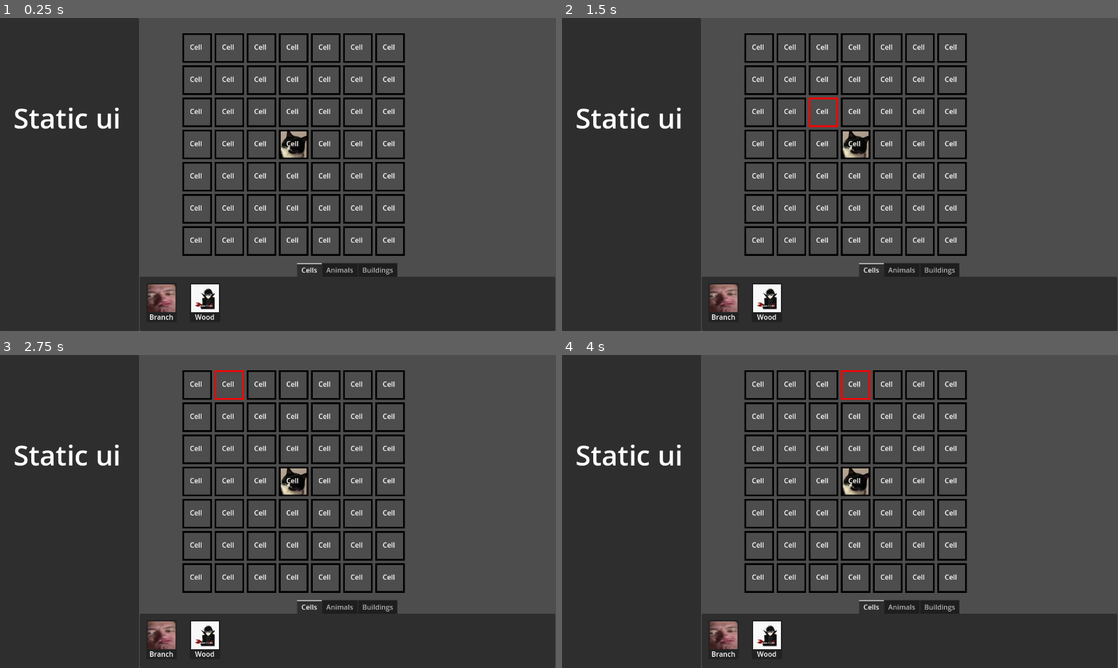
Above: before the commit, frames 1-4 (two rows, left to right).
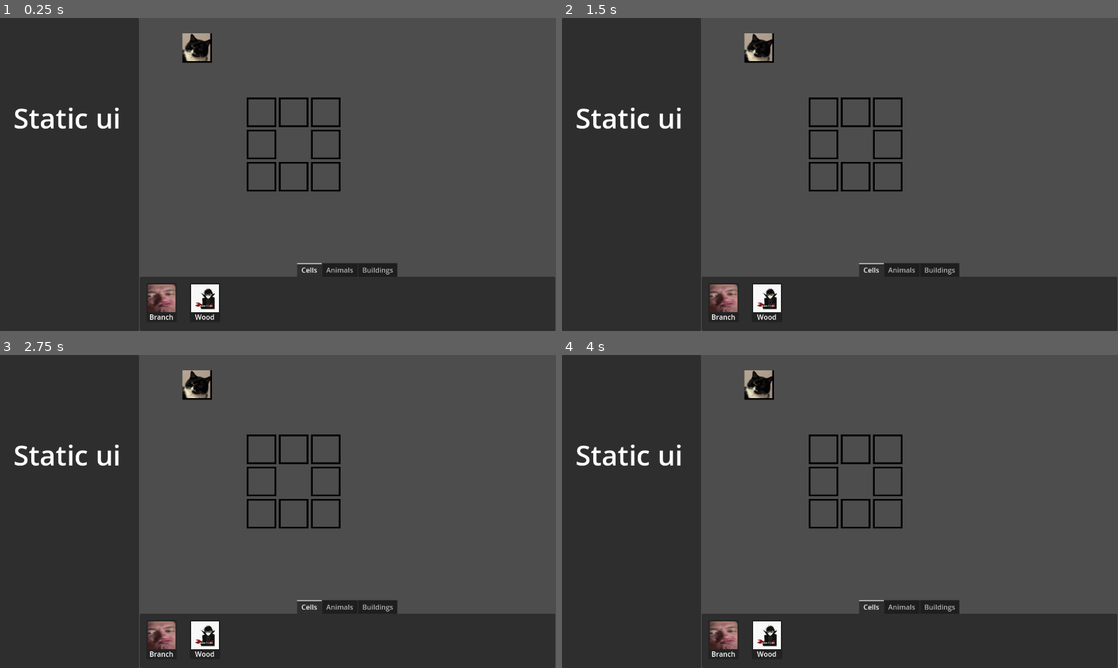
Above: after the commit, the same moments.

Repository: C0ldSt33l/Animal-raft
Game: Godot game, scene res://raft_editor/raft editor.tscn
Same seed, same stepped clock (60 frames per second), same inputs: the game is played once before the commit and once after it.
Inputs (mouse positions are in pixels of both pictures, inside the frame that each line leads up to):
- Up to frame 1 (0.25 s): no input
- Up to frame 2 (1.5 s): click (756, 46) at 0.5 s, where only the run before the commit has a clickable "Cell"; click (817, 105) at 1.27 s
- Up to frame 3 (2.75 s): click (227, 383) at 2 s, where only the run before the commit has a clickable "Cell"
- Up to frame 4 (4 s): click (823, 383) at 2.75 s, where only the run before the commit has a clickable "Cell"; click (856, 383) at 3.5 s, where only the run before the commit has a clickable "Cell"

The runs differ from the first frame. In frame 1, 6.5% of the frame differs, in the area x 32-73%, y 4-76%; in frame 2, 6.6%; in frame 3, 6.5%; in frame 4, 6.5%.

Commit message:
add interaction between inventory and raft, refactor some code and make preperation for upgrade system

Diff:
--- a/project.godot
+++ b/project.godot
@@ -11,6 +11,7 @@
 [application]
 
 config/name="Animal raft"
+config/tags=PackedStringArray("game_jam", "worst_practice")
 run/main_scene="res://raft_editor/raft editor.tscn"
 config/features=PackedStringArray("4.3", "Forward Plus")
 config/icon="res://icon.svg"
--- a/raft_editor/raft/cell.gd
+++ b/raft_editor/raft/cell.gd
@@ -1,133 +1,110 @@
 class_name Cell
-extends TextureButton
+extends Node2D
 
 
-enum MATERIAL_TYPE {
+signal cell_has_no_empty_space()
+
+enum TYPE {
 	VOID = -1,
+	CENTER,
 	BRANCH,
 	WOOD,
+	UPGRADED_BRANCH,
+	UPGRADED_WOOD,
 }
 
 const CELL_SIZE := Vector2i(64, 64)
-const CELL_HP_ARRAY: Array[int] = [3, 5]
+const CELL_HP_ARRAY: Array[int] = [INF, 3, 5, 5, 7]
 
 const TEXTURE_ARRAY: Array[Texture2D] = [
 	preload('res://raft_editor/textures/centre_cell.jpg'),
-	preload('res://raft_editor/textures/cell_placeholder.jpg'),
-	preload('res://raft_editor/textures/cell_placeholder2.jpg'),
+	preload('res://raft_editor/textures/branch_cell.jpg'),
+	preload('res://raft_editor/textures/wood_cell.jpg'),
 	# preload(''),
 	# preload(''),
 ]
 
-enum CELL_TEXTURE {
-	VOID_CELL = -1,
-	CENTRE_CELL,
-	BRANCH_CELL,
-	WOOD_CELL,
-	UPGRADED_BRANCH_CELL,
-	UPGRADED_WOOD_CELL,
-}
-
 const _SCENE := preload('res://raft_editor/raft/cell.tscn')
 
-static var VOID_CELL := create().apply({
-	'material_type': MATERIAL_TYPE.VOID,
-	'texture_normal': null,
-}) :
-	get:
-		return VOID_CELL.duplicate()
-static var CENTERE_CELL := create().apply({
-	'material_type': MATERIAL_TYPE.VOID,
-	'texture_normal': TEXTURE_ARRAY[CELL_TEXTURE.CENTRE_CELL],
-}) :
-	get:
-		return CENTERE_CELL.duplicate()
-static var BRANCH_CELL := create().apply({
-	'material_type': MATERIAL_TYPE.BRANCH,
-	'texture_normal': TEXTURE_ARRAY[CELL_TEXTURE.BRANCH_CELL],
-}) :
-	get:
-		return BRANCH_CELL.duplicate()
-static var WOOD_CELL := create().apply({
-	'material_type': MATERIAL_TYPE.BRANCH,
-	'texture_normal': TEXTURE_ARRAY[CELL_TEXTURE.WOOD_CELL],
-}) :
-	get:
-		return WOOD_CELL.duplicate()
+@onready var texture_button := $TextureButton as TextureButton
 
-@export var health: int
+var _health: int
 # var pos_in_raft := Vector2i(0, 0)
 
 var store_unit: Object = null
-var material_type: MATERIAL_TYPE :
+var type: TYPE :
 	set(value):
-		material_type = value
-		if value == MATERIAL_TYPE.VOID:
-			return
-		health = CELL_HP_ARRAY[value]
+		type = value
+		self._health = CELL_HP_ARRAY[value]
 
 var border_color := Color.BLACK
+var texture: Texture2D:
+	set(value):
+		self.texture_button.texture_normal = value
+	get:
+		return self.texture_button.texture_normal
+
+var is_mouse_inside := false
+var pos_in_raft := Vector2i(-1, -1)
+var is_handle_mouse: bool :
+	set(value):
+		var filter := Control.MOUSE_FILTER_STOP if value else Control.MOUSE_FILTER_IGNORE
+		self.texture_button.mouse_filter = filter
 
 
-# func _ready() -> void:
-# 	self.hide()
+func _ready() -> void:
+	if (self.type == TYPE.VOID):
+		self.texture = null
+	else:
+		self.texture = self.TEXTURE_ARRAY[self.type]
+
+	self.is_handle_mouse = false
 
 
 func _draw() -> void:
-	#if self.disabled:
-		#return
-
 	const width := 4.0
 
 	var rect := Rect2(Vector2.ZERO, self.CELL_SIZE)
-	# rect.size.x -= width
-	# rect.size.y -= width
 	rect.position += Vector2(width, width) / 2
 
 	draw_rect(rect, self.border_color, false, width)
-	#draw_texture(self.texture_normal, Vector2i(500, 500))
 
 	if self.store_unit:
 		self.store_unit._draw()
 
 
-static func create() -> Cell:
-	var cell := _SCENE.instantiate() as Cell
-	return cell
+func attach_unit(unit: Object) -> void:
+	if !self.store_unit:
+		self.cell_has_no_empty_space.emit()
+		return
 
-
-func attach_unit(unit: Object) -> void:
 	print('unit is attached')
 	self.store_unit = unit
 
 
-func apply(properties: Dictionary) -> Cell:
-	for prop in properties:
-		self[prop] = properties[prop]
-
-	return self
-
-
 func upgrade() -> void:
-	match self.material_type:
-		MATERIAL_TYPE.BRANCH:
+	match self.type:
+		TYPE.BRANCH:
 			pass
-		MATERIAL_TYPE.WOOD:
+		TYPE.WOOD:
 			pass
 		_:
 			print('this cell cant be upgraded')
 
 
-func _on_mouse_entered() -> void:
-	print('description is showed')
-	self.border_color = Color.RED
+static func add_to_scene(scene: Node, type: TYPE) -> Cell:
+	var cell := _SCENE.instantiate() as Cell
+	cell.type = type
+	scene.add_child(cell)
+
+	return cell
 
 
-func _on_mouse_exited() -> void:
-	print('description is hided')
-	self.border_color = Color.BLACK
+func _on_texture_button_mouse_entered() -> void:
+	print('mouse enter in cell at ', self.pos_in_raft)
+	self.is_mouse_inside = true
 
 
-func _on_pressed() -> void:
-	# self.texture_normal = self.TEXTURE_ARRAY[1]
-	pass
+func _on_texture_button_mouse_exited() -> void:
+	print('mouse exit from cell at ', self.pos_in_raft)
+	self.is_mouse_inside = false
--- a/raft_editor/raft/cell.tscn
+++ b/raft_editor/raft/cell.tscn
@@ -1,33 +1,16 @@
 [gd_scene load_steps=3 format=3 uid="uid://dchjls84gte1i"]
 
-[ext_resource type="Texture2D" uid="uid://crthw1liws2mq" path="res://raft_editor/textures/cell_placeholder.jpg" id="1_wfqhq"]
+[ext_resource type="Texture2D" uid="uid://ctpngpyhgv2h1" path="res://raft_editor/textures/branch_cell.jpg" id="2_0elvb"]
 [ext_resource type="Script" path="res://raft_editor/raft/cell.gd" id="2_7t8nv"]
 
-[node name="Cell" type="TextureButton"]
-anchors_preset = -1
-anchor_left = 0.493
-anchor_top = 0.507
-anchor_right = 0.493
-anchor_bottom = 0.507
-offset_left = -29.04
-offset_top = -33.04
-offset_right = 34.96
-offset_bottom = 30.96
-grow_horizontal = 2
-grow_vertical = 2
-texture_normal = ExtResource("1_wfqhq")
+[node name="Cell" type="Node2D"]
+process_priority = 100
 script = ExtResource("2_7t8nv")
 
-[node name="Label" type="Label" parent="."]
-layout_mode = 0
-offset_right = 64.0
-offset_bottom = 64.0
-pivot_offset = Vector2(32, 32)
-text = "Cell"
-horizontal_alignment = 1
-vertical_alignment = 1
-metadata/_edit_lock_ = true
+[node name="TextureButton" type="TextureButton" parent="."]
+offset_right = 40.0
+offset_bottom = 40.0
+texture_normal = ExtResource("2_0elvb")
 
-[connection signal="mouse_entered" from="." to="." method="_on_mouse_entered"]
-[connection signal="mouse_exited" from="." to="." method="_on_mouse_exited"]
-[connection signal="pressed" from="." to="." method="_on_pressed"]
+[connection signal="mouse_entered" from="TextureButton" to="." method="_on_texture_button_mouse_entered"]
+[connection signal="mouse_exited" from="TextureButton" to="." method="_on_texture_button_mouse_exited"]
--- a/raft_editor/raft/raft.gd
+++ b/raft_editor/raft/raft.gd
@@ -14,19 +14,29 @@
 
 func _ready() -> void:
 	var cur_pos := Vector2i.ZERO
-	for row in range(self.ARRAY_SIZE.x):
-		for col in range(self.ARRAY_SIZE.y):
-			var cell := Cell.VOID_CELL
+	for row in range(self.ARRAY_SIZE.y):
+		for col in range(self.ARRAY_SIZE.x):
+			var cell := Cell.add_to_scene(self, Cell.TYPE.VOID)
 			cell.position = cur_pos
-			# cell.hide()
+			cell.pos_in_raft = Vector2i(col, row)
+			cell.hide()
 
 			self.cells.append(cell)
-			self.add_child(cell)
 
 			cur_pos.x += Cell.CELL_SIZE.x + 10
 
 		cur_pos.y += Cell.CELL_SIZE.y + 10
 		cur_pos.x = 0
+
+	var center := Cell.add_to_scene(self, Cell.TYPE.CENTER)
+	self.set_cell(
+		self.CENTRE_CELL_POS,
+		center
+	)
+	self.set_cell(
+		Vector2i.ZERO,
+		center
+	)
 
 	self._make_cells_visible([
 		self.CENTRE_CELL_POS,
@@ -43,41 +53,38 @@
 		self.CENTRE_CELL_POS + Vector2i(-1, 0),
 	])
 
-	self.change_cell(self.CENTRE_CELL_POS, Cell.CENTERE_CELL)
+
+func get_cell(pos: Vector2i) -> Cell:
+	var index := self._coord_to_index(pos)
+
+	return self.cells[index]
 
 
-func change_cell(pos: Vector2i, cell: Cell) -> void:
-	var index := pos.x * self.ARRAY_SIZE.x + pos.y
-	cell.position =  self.cells[index].position
+func set_cell(pos: Vector2i, new_cell: Cell, offset: Vector2 = Vector2.ZERO) -> void:
+	var index := self._coord_to_index(pos)
+	var old_cell := self.cells[index]
 
-	remove_child(self.cells[index])
+	new_cell.position = old_cell.position + offset
+	new_cell.pos_in_raft = old_cell.pos_in_raft
+	new_cell.is_handle_mouse = true
 
-	self.cells[index] = cell
-	add_child(cell)
-
-
-func get_cell(pos: Vector2i) -> Cell:
-	var line := pos.x * self.ARRAY_SIZE.x
-	var col := pos.y
-
-	return self.cells[line + col]
+	self.cells[index] = new_cell
+	self.remove_child(old_cell)
 
 
 func get_centre_cell() -> Cell:
 	return self.get_cell(self.CENTRE_CELL_POS)
 
 
-func _swap_cells(pos_1: Vector2i, pos_2: Vector2i) -> void:
-	var cell_1 := self.get_cell(pos_1)
-	var cell_2 := self.get_cell(pos_2)
-
-	var tmp_pos := cell_1.position
-	cell_1.position = cell_2.position
-	cell_2.position = tmp_pos
-
-
 func _make_cells_visible(positions: Array[Vector2i]) -> void:
 	for pos in positions:
 		var cell := self.get_cell(pos)
-		# cell.disabled = false
 		cell.show()
+		cell.is_handle_mouse = true
+
+
+func _coord_to_index(pos: Vector2i) -> int:
+	var x := pos.x
+	var y := pos.y * self.ARRAY_SIZE.y
+
+	return x + y
--- a/raft_editor/raft_editor.gd
+++ b/raft_editor/raft_editor.gd
@@ -5,13 +5,56 @@
 var selected_object: Node2D = null
 
 @onready var raft := $Raft as Raft
-@onready var available_object_menu := $"Available object menu" as TabContainer
+@onready var available_object_menu := $"Available object menu" as AvailableObjectMenu
 
 
+var click_on_cell_count := 0
+
 func _ready() -> void:
-	var s := ObjectCard.new()
+	self._setup_card_signal()
 
 
 func _process(_delta: float) -> void:
 	if self.selected_object:
 		self.selected_object.position = self.get_local_mouse_position()
+		if Input.is_action_pressed('click'):
+			for cell in self.raft.cells:
+				if cell.is_mouse_inside:
+					print('click')
+					print('cell at ', cell.pos_in_raft, ' time ', self.click_on_cell_count)
+					self.click_on_cell_count += 1
+					if self.selected_object is Cell:
+						print('cell is setted by coord: ', cell.pos_in_raft)
+						self.raft.set_cell(
+							cell.pos_in_raft,
+							self.selected_object as Cell,
+							self.raft.position
+						)
+					else:
+						cell.attach_unit(selected_object)
+					self.selected_object = null
+			pass
+
+
+func _setup_card_signal() -> void:
+	for tab in self.available_object_menu.tabs:
+		for card in tab.get_cards() as Array[ObjectCard]:
+			card.selected_object.connect(self._create_obj)
+
+
+func _create_obj(name: String) -> void:
+	var new_object: Node2D
+	match name.to_lower():
+		'branch':
+			new_object = Cell.add_to_scene(self, Cell.TYPE.BRANCH)
+		'wood':
+			new_object = Cell.add_to_scene(self, Cell.TYPE.WOOD)
+		_:
+			print("object '", name, "' not exist")
+
+	# new_object.hide()
+	# self.disabled = true
+	if new_object is Cell:
+		new_object.is_handle_mouse = false
+	print("object '", name, "' is created")
+	self.selected_object = new_object
--- a/raft_editor/ui elements/available_object_menu.gd
+++ b/raft_editor/ui elements/available_object_menu.gd
@@ -1,3 +1,4 @@
+class_name AvailableObjectMenu
 extends TabContainer
 
 
@@ -5,9 +6,17 @@
 @onready var animals_tab := $Animals as ObjectTab
 @onready var buildings_tab := $Buildings as ObjectTab
 
+@onready var tabs: Array[ObjectTab] = [
+	self.cells_tab,
+	self.animals_tab,
+	self.buildings_tab,
+]
+
 
 func _ready() -> void:
 	self.cells_tab.add_cards({
-		'Branch': Cell.TEXTURE_ARRAY[Cell.CELL_TEXTURE.BRANCH_CELL],
-		'Wood': Cell.TEXTURE_ARRAY[Cell.CELL_TEXTURE.WOOD_CELL],
+		'Branch': Cell.TEXTURE_ARRAY[Cell.TYPE.BRANCH],
+		'Wood': Cell.TEXTURE_ARRAY[Cell.TYPE.WOOD],
 	})
+
+	print('tabs: ', self.tabs)
--- a/raft_editor/ui elements/object_card.gd
+++ b/raft_editor/ui elements/object_card.gd
@@ -23,10 +23,6 @@
 		return self.name_label.text
 
 
-func _ready() -> void:
-	print("it's fucking joke! FUCK FUCK FUCK FUCK FUCK FUCK FUCK")
-
-
 func setup(name: String, texture: Texture2D) -> void:
 	self.text = name
 	self.texture = texture
@@ -45,4 +41,4 @@
 func _on_panel_gui_input(event: InputEvent) -> void:
 	if event is InputEventMouseButton:
 		if event.is_action_pressed('click'):
-			self.selected_object.emit()
+			self.selected_object.emit(self.text)
--- a/raft_editor/ui elements/object_card.tscn
+++ b/raft_editor/ui elements/object_card.tscn
@@ -13,6 +13,7 @@
 script = ExtResource("1_2ktsi")
 
 [node name="Panel" type="Panel" parent="."]
+layout_mode = 0
 offset_right = 70.0
 offset_bottom = 90.0
 
--- a/raft_editor/ui elements/object_tab.gd
+++ b/raft_editor/ui elements/object_tab.gd
@@ -20,5 +20,5 @@
 		card.setup(name, data[name])
 
 
-func get_cards() -> Array[ObjectCard]:
-	return self.get_children() as Array[ObjectCard]
+func get_cards() -> Array:
+	return self._obj_container.get_children()
Renamed: raft_editor/textures/cell_placeholder.jpg -> raft_editor/textures/branch_cell.jpg
Not shown, changed: raft_editor/textures/branch_cell.jpg.import
Renamed: raft_editor/textures/cell_placeholder2.jpg -> raft_editor/textures/wood_cell.jpg
Not shown, changed: raft_editor/textures/wood_cell.jpg.import
Not shown, changed: raft_editor/tasks.md
